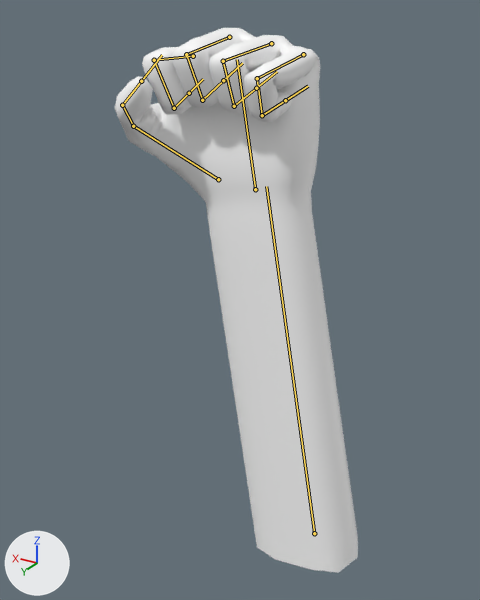
The FBX model Assets/JJJ/Objects/Hand.fbx, before and after one commit.
One viewpoint serves both versions: a camera (50 mm lens) standing at (-2.25, 4.92, 0.53) and looking at (0.5, 0.33, -1.76). The lights are fixed; the arrows at lower left show +X, +Y and +Z. Both versions are drawn at frame 31 of the action 'HandArmature|Rock'; the numbers are the values there. The bones that bend it are drawn over the model as lines.

Objects in the first picture: 'HandMesh'.
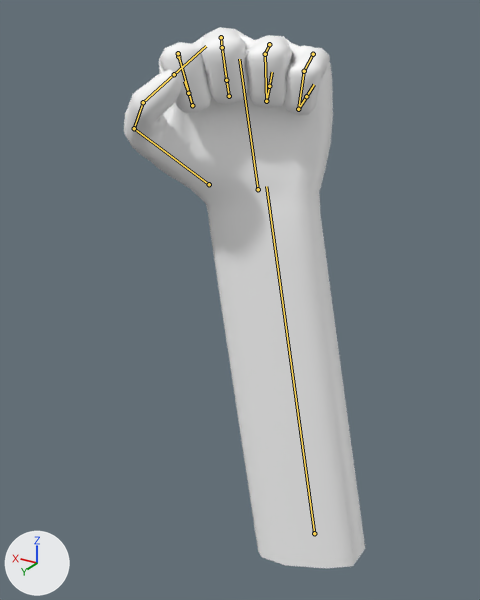
Location of each change, (x1, y1, x2, y2) in pixels of the pictures (480 x 600 px):
'HandMesh', posed
    before: (115, 28, 358, 573)
    after: (124, 27, 365, 568)
bone 'Hand', root to tip
    before: (255, 189) to (237, 59)
    after: (258, 189) to (239, 59)

The edits, one by one:
Bone 'LowerArm' (bone_lowerarm) turns from (0, 0, -10) to (0, 15, -10) degrees about its own x, y and z.
Bone 'Hand' (bone_hand) turns from (0, 0, 0) to (0, 15, 0) degrees about its own x, y and z.
